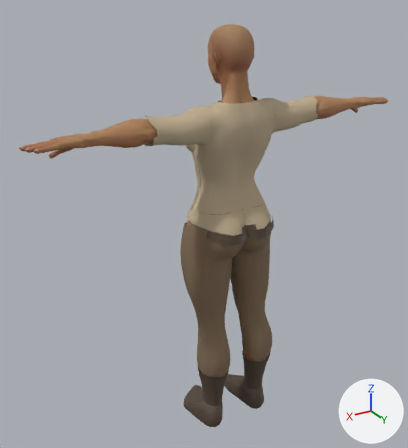
Two versions of the glTF model game/models/own/races/людина-жінка.gltf, one commit apart.
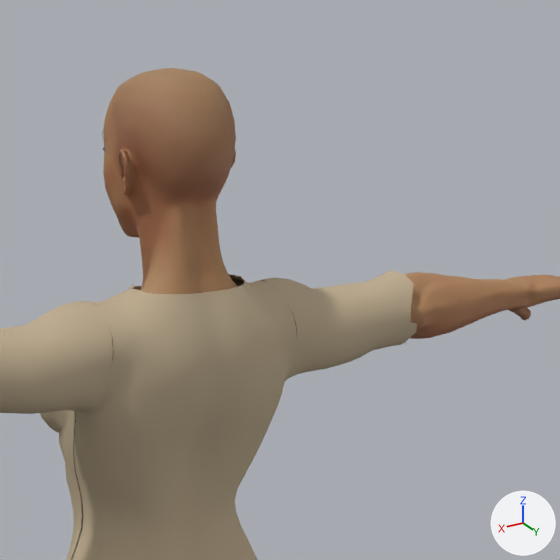
The first picture shows the older version from a camera (50 mm lens) standing at (1.238, 1.876, 1.914) and looking at (0.075, -0.063, 0.945). The close-ups show the older and then the newer version on the part from 42% to 90% of the width and 0% to 44% of the height of that picture. Only the edits that show in the close-ups are written down. Lighting does not change. The marker at lower right points along +X, +Y and +Z.

The first close-up shows 'Superhero_Female', 'Одяг-Сорочка'.
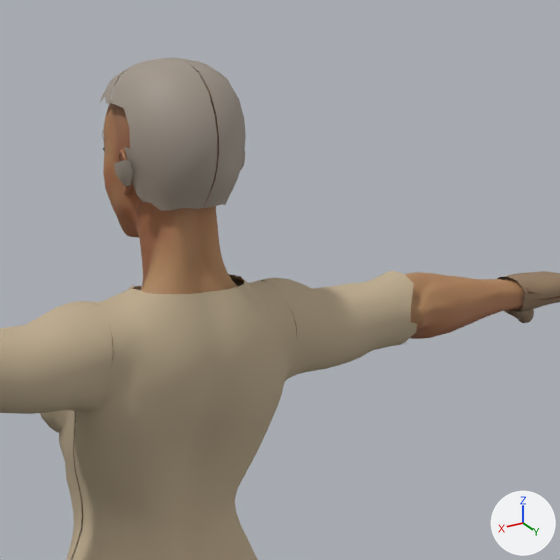
Boxes [x1, y1, x2, y2] around the edits, measured in the close-ups (560 x 560 px):
'Одяг-Шолом', added: after [99, 57, 246, 211]
'Одяг-Рукавиці', added (brown): after [497, 271, 560, 323]

Edits to the bpy script that builds the scene:
```text
Add mat_шолом:
    mat_шолом = bpy.data.materials.new('Шолом')
    # nodes: BsdfPrincipled, Mix, OutputMaterial, VertexColor
    # colours: grey #a09589, mixed with the vertex colours
Add mat_рукавиці:
    mat_рукавиці = bpy.data.materials.new('Рукавиці')
    # nodes: BsdfPrincipled, Mix, OutputMaterial, VertexColor
    # colours: brown #957c61, mixed with the vertex colours
Add me_superhero_female_006:
    me_superhero_female_006.from_pydata(...)  # 319 vertices, 500 faces; spans x -0.1..0.1, y -0.082..0.126, z 1.596..1.78
    me_superhero_female_006.materials.append(mat_шолом)
Add me_superhero_female_005:
    me_superhero_female_005.from_pydata(...)  # 2094 vertices, 3216 faces; spans x -0.84..0.84, y -0.03..0.1, z 1.35..1.44
    me_superhero_female_005.materials.append(mat_рукавиці)
Add ob_одяг_шолом:
    ob_одяг_шолом = bpy.data.objects.new('Одяг-Шолом', me_superhero_female_006)
    ob_одяг_шолом.location = (0.0, 0.0, 0.0)
Add ob_одяг_рукавиці:
    ob_одяг_рукавиці = bpy.data.objects.new('Одяг-Рукавиці', me_superhero_female_005)
    ob_одяг_рукавиці.location = (0.0, 0.0, 0.0)
```
